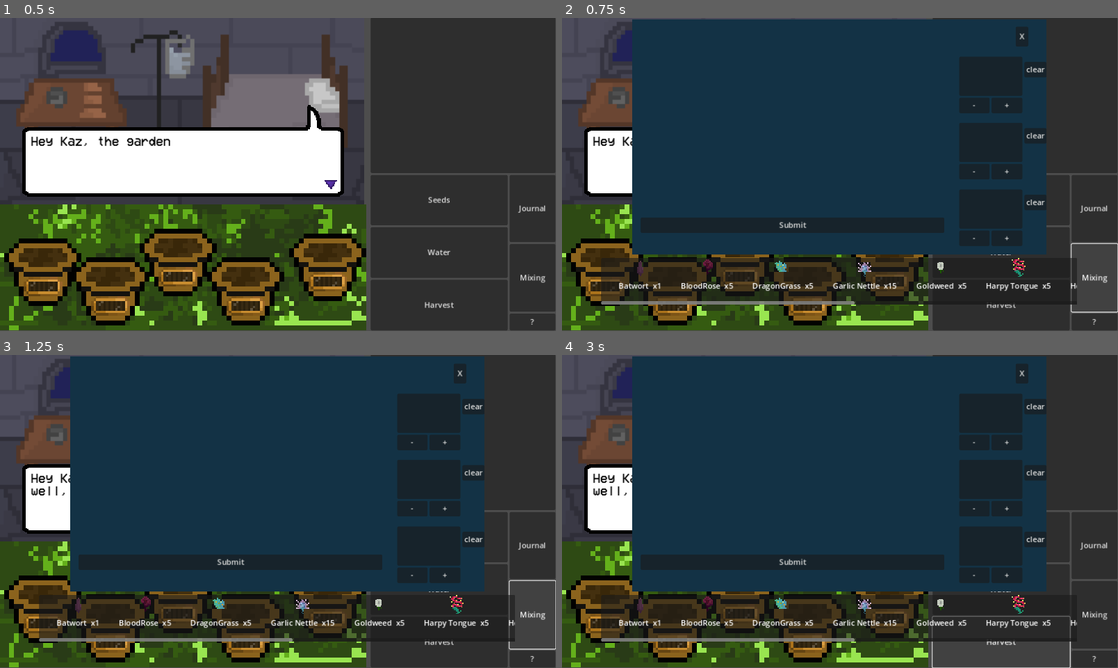
Above: before the commit, frames 1-4 (two rows, left to right).
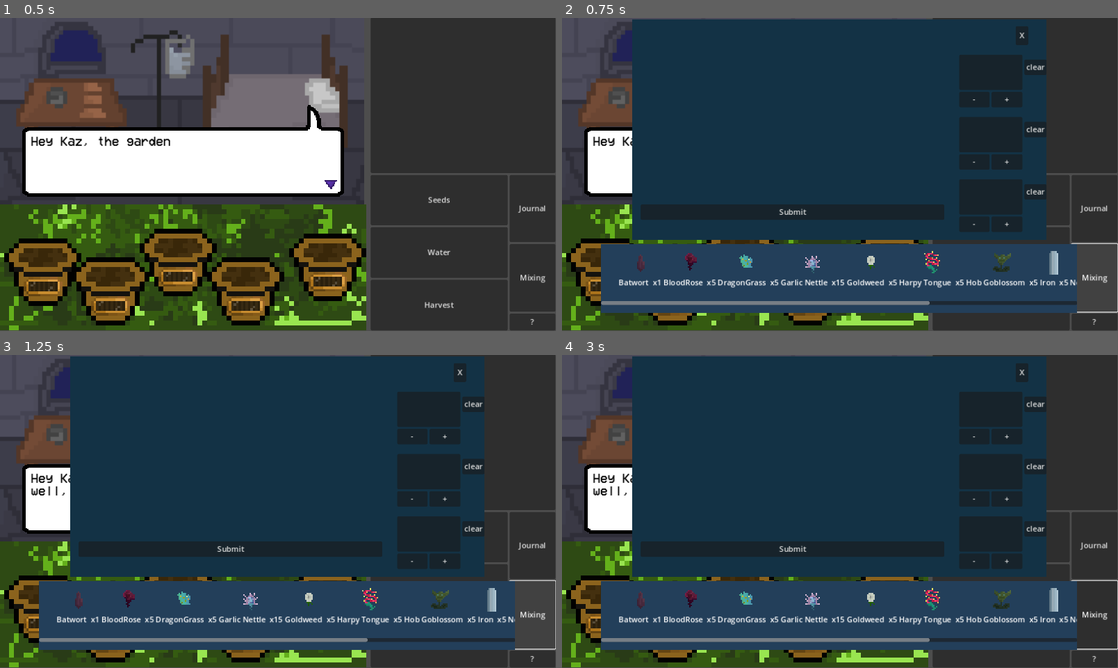
Above: after the commit, the same moments.

Repository: Chasmessian/Shadow-Alchemy
Game: Godot game, scene res://world.tscn
The game is run twice, just before and just after one commit, with the same random seed, the same clock (stepped at 60 frames per second) and the same inputs.
Inputs:
- Up to frame 1 (0.5 s): no input
- Up to frame 2 (0.75 s): click "Mixing" at 0.5 s
- Up to frame 3 (1.25 s): no input
- Up to frame 4 (3 s): click "Seeds" at 1.25 s; click "Water" at 2 s; click "Harvest" at 2.75 s

Frame 1 is identical in both runs. In frame 2, 23% of the frame differs, in the area x 7-93%, y 4-95%; in frame 3, 23%; in frame 4, 23%, in the area x 7-100%, y 4-100%.

Commit message:
fey and mix work

Diff:
--- a/UI/MixingScene/Mixing.gd
+++ b/UI/MixingScene/Mixing.gd
@@ -1,6 +1,6 @@
 extends Node2D
 var itemSlotScene = preload("res://UI/MixingScene/itemSlot.tscn")
-@onready var inventoryControl = $VBoxContainer/InventoryHbox/PanelContainer/ScrollContainer/Inventory
+@onready var inventoryControl = $VBoxContainer/InventoryHbox/PanelContainer/VBoxContainer/ScrollContainer/Inventory
 var draggedIngredient = null
 var draggedSlot = null
 @export var draggedScene : PackedScene
@@ -45,7 +45,7 @@
 			#print(i)
 	slot.drag.connect(drag)
 	inventoryControl.add_child(slot)
-	inventoryControl.add_child(load("res://UI/MixingScene/spacing.tscn").instantiate())
+	#inventoryControl.add_child(load("res://UI/MixingScene/spacing.tscn").instantiate())
 
 func closeMenu():
 	for i in ingredientSlots:
@@ -80,7 +80,7 @@
 	draggedIngredient = null
 
 func slotSubtracted(ingredient):
-	var inv = $VBoxContainer/InventoryHbox/PanelContainer/ScrollContainer/Inventory
+	var inv = $VBoxContainer/InventoryHbox/PanelContainer/VBoxContainer/ScrollContainer/Inventory
 	for i in range(inv.get_child_count()):
 		if(inv.get_child(i).name == str(ingredient)):
 			return
--- a/UI/MixingScene/Mixing.tscn
+++ b/UI/MixingScene/Mixing.tscn
@@ -6,6 +6,9 @@
 
 [sub_resource type="StyleBoxFlat" id="StyleBoxFlat_bi1rx"]
 bg_color = Color(0.0734939, 0.197779, 0.270075, 1)
+
+[sub_resource type="StyleBoxFlat" id="StyleBoxFlat_itp1c"]
+bg_color = Color(0.138234, 0.246498, 0.35238, 1)
 
 [node name="Mixing" type="Node2D"]
 script = ExtResource("1_p404o")
@@ -146,6 +149,7 @@
 [node name="InventoryHbox" type="HBoxContainer" parent="VBoxContainer"]
 layout_mode = 2
 size_flags_vertical = 3
+size_flags_stretch_ratio = 1.54
 
 [node name="Spacing2" type="Control" parent="VBoxContainer/InventoryHbox"]
 clip_contents = true
@@ -159,19 +163,33 @@
 size_flags_horizontal = 3
 size_flags_vertical = 3
 mouse_filter = 2
-
-[node name="ScrollContainer" type="ScrollContainer" parent="VBoxContainer/InventoryHbox/PanelContainer"]
+theme_override_styles/panel = SubResource("StyleBoxFlat_itp1c")
+
+[node name="VBoxContainer" type="VBoxContainer" parent="VBoxContainer/InventoryHbox/PanelContainer"]
+layout_mode = 2
+
+[node name="Spacing4" type="Control" parent="VBoxContainer/InventoryHbox/PanelContainer/VBoxContainer"]
+layout_mode = 2
+size_flags_vertical = 3
+size_flags_stretch_ratio = 0.1
+
+[node name="ScrollContainer" type="ScrollContainer" parent="VBoxContainer/InventoryHbox/PanelContainer/VBoxContainer"]
 clip_contents = false
 layout_mode = 2
 size_flags_vertical = 3
 vertical_scroll_mode = 0
 
-[node name="Inventory" type="HBoxContainer" parent="VBoxContainer/InventoryHbox/PanelContainer/ScrollContainer"]
+[node name="Inventory" type="HBoxContainer" parent="VBoxContainer/InventoryHbox/PanelContainer/VBoxContainer/ScrollContainer"]
 clip_contents = true
 layout_mode = 2
 size_flags_horizontal = 2
 size_flags_vertical = 3
 
+[node name="Spacing2" type="Control" parent="VBoxContainer/InventoryHbox/PanelContainer/VBoxContainer"]
+layout_mode = 2
+size_flags_vertical = 3
+size_flags_stretch_ratio = 0.1
+
 [node name="Spacing3" type="Control" parent="VBoxContainer/InventoryHbox"]
 clip_contents = true
 layout_mode = 2
@@ -181,7 +199,7 @@
 [node name="Spacing3" type="Control" parent="VBoxContainer"]
 layout_mode = 2
 size_flags_vertical = 3
-size_flags_stretch_ratio = 0.5
+size_flags_stretch_ratio = 0.36
 
 [connection signal="pressed" from="VBoxContainer/HBoxContainer/Mixing Panel/HBoxContainer/Mortar and Pestle/Submit" to="." method="submit"]
 [connection signal="pressed" from="VBoxContainer/HBoxContainer/Mixing Panel/HBoxContainer/Slots/Exit Button/Exit" to="." method="closeMenu"]
Binary file added: Patients/Fey1.aseprite
Not shown: 1 places in UI/MixingScene/Mixing.tscn that only renumber resources
